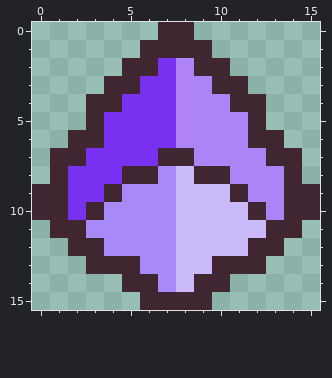
Edited in one commit: pixel-art sprite (scenes/game_object/experience_vial/exp.png). Above, as it was before the edit.
The file is 16x16 pixels.
After the commit:
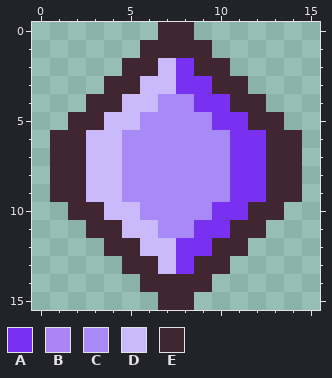
Palette (. is transparent): A #7831f0  B #ae83f6  C #a78af8  D #cab9fb  E #3f2631
What changed:
@@ x 0..15 @@
  1 ......EEEE......
- 2 .....EEABEE.....
- 3 ....EEAABBEE....
- 4 ...EEAAABBBEE...
- 5 ...EAAAABBBBE...
- 6 ..EEAAAABBBBEE..
- 7 .EEAAAAEEBBBBEE.
- 8 .EAAAEECDEEBBBE.
- 9 EEAAECCCDDDEBBEE
-10 EEAECCCCDDDDEBEE
-11 .EECCCCCDDDDDEE.
-12 ..EECCCCDDDDEE..
-13 ...EEECCDDEEE...
-14 .....EECDEE.....
-15 ......EEEE......
+ 2 .....EEDAEE.....
+ 3 ....EEDDAAEE....
+ 4 ...EEDDCCAAEE...
+ 5 ..EEDDCCCCAAEE..
+ 6 .EEDDCCCCCCAAEE.
+ 7 .EEDDCCCCCCAAEE.
+ 8 .EEDDCCCCCCAAEE.
+ 9 .EEDDCCCCCCAAEE.
+10 ..EEDDCCCCAAEE..
+11 ...EEDDCCAAEE...
+12 ....EEDDAAEE....
+13 .....EEDAEE.....
+14 ......EEEE......
+15 .......EE.......
